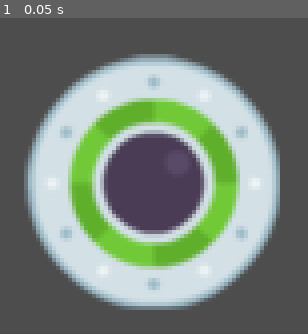
Above: before the commit, frame 1.
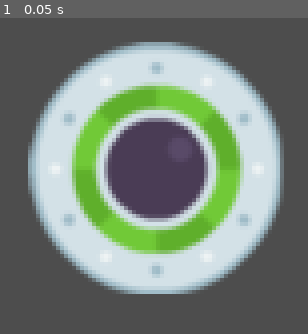
Above: after the commit, the same moment.

Repository: Faragas91/Projects
Game: Godot game, scene res://player.tscn
The game is run twice, just before and just after one commit, with the same random seed, the same clock (stepped at 60 frames per second) and the same inputs. This scene is started directly instead of the project's main scene.
Inputs:
- Up to frame 1 (0.05 s): no input

The runs differ from the first frame. In frame 1, 30% of the frame differs, in the area x 7-93%, y 7-93%.

Commit message:
Add Collision Shape to the Player

Diff:
--- a/Godot Spiele/Speedy_Saucer/player.tscn
+++ b/Godot Spiele/Speedy_Saucer/player.tscn
@@ -1,6 +1,9 @@
-[gd_scene load_steps=2 format=3 uid="uid://bhfli5kethec"]
+[gd_scene load_steps=3 format=3 uid="uid://bhfli5kethec"]
 
 [ext_resource type="Texture2D" uid="uid://8bwevs8g10ki" path="res://ufoGreen.png" id="1_a7sji"]
+
+[sub_resource type="CircleShape2D" id="CircleShape2D_fxmod"]
+radius = 48.0104
 
 [node name="Player" type="RigidBody2D"]
 position = Vector2(576, 323)
@@ -8,6 +11,12 @@
 gravity_scale = 0.0
 
 [node name="Sprite2D" type="Sprite2D" parent="."]
-position = Vector2(5, -2.18557e-07)
+position = Vector2(-1, -0.999979)
 rotation = -1.5708
 texture = ExtResource("1_a7sji")
+
+[node name="CollisionShape2D" type="CollisionShape2D" parent="."]
+position = Vector2(-1, -0.999996)
+shape = SubResource("CircleShape2D_fxmod")
+
+[node name="Camera2D" type="Camera2D" parent="."]
